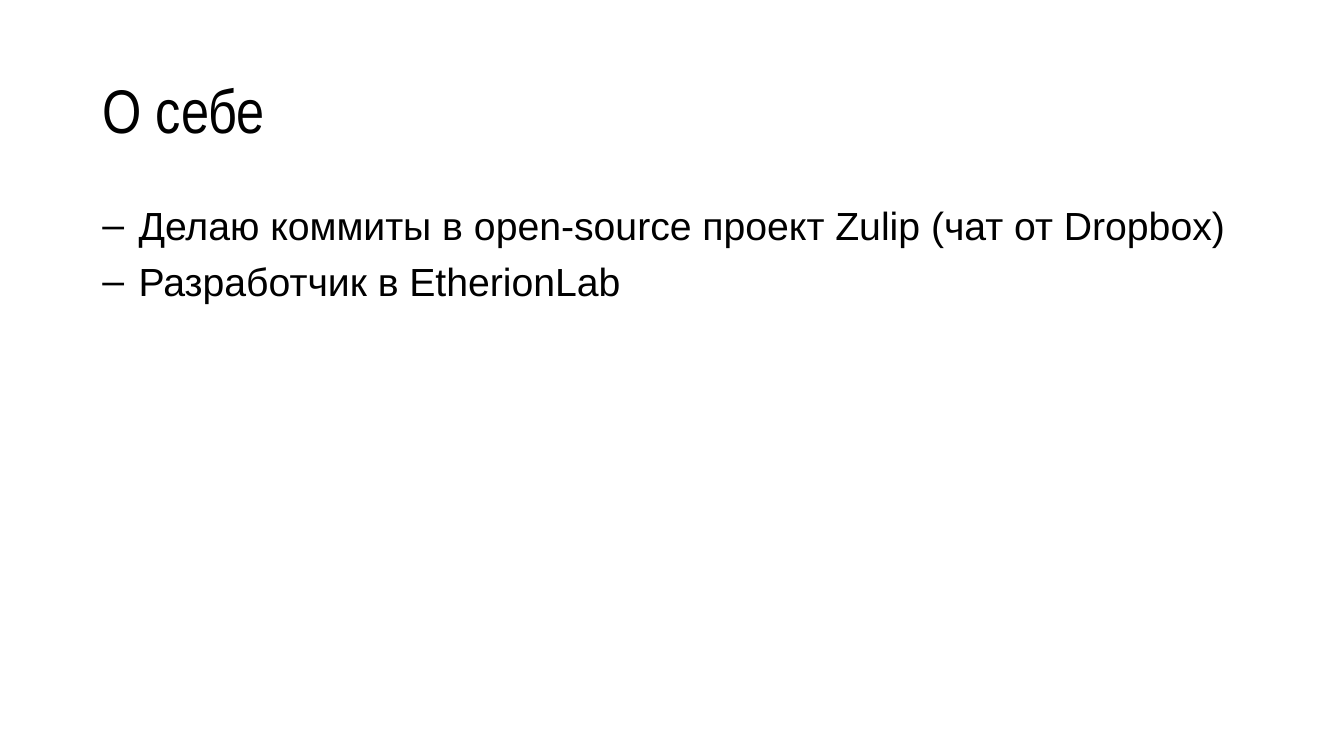
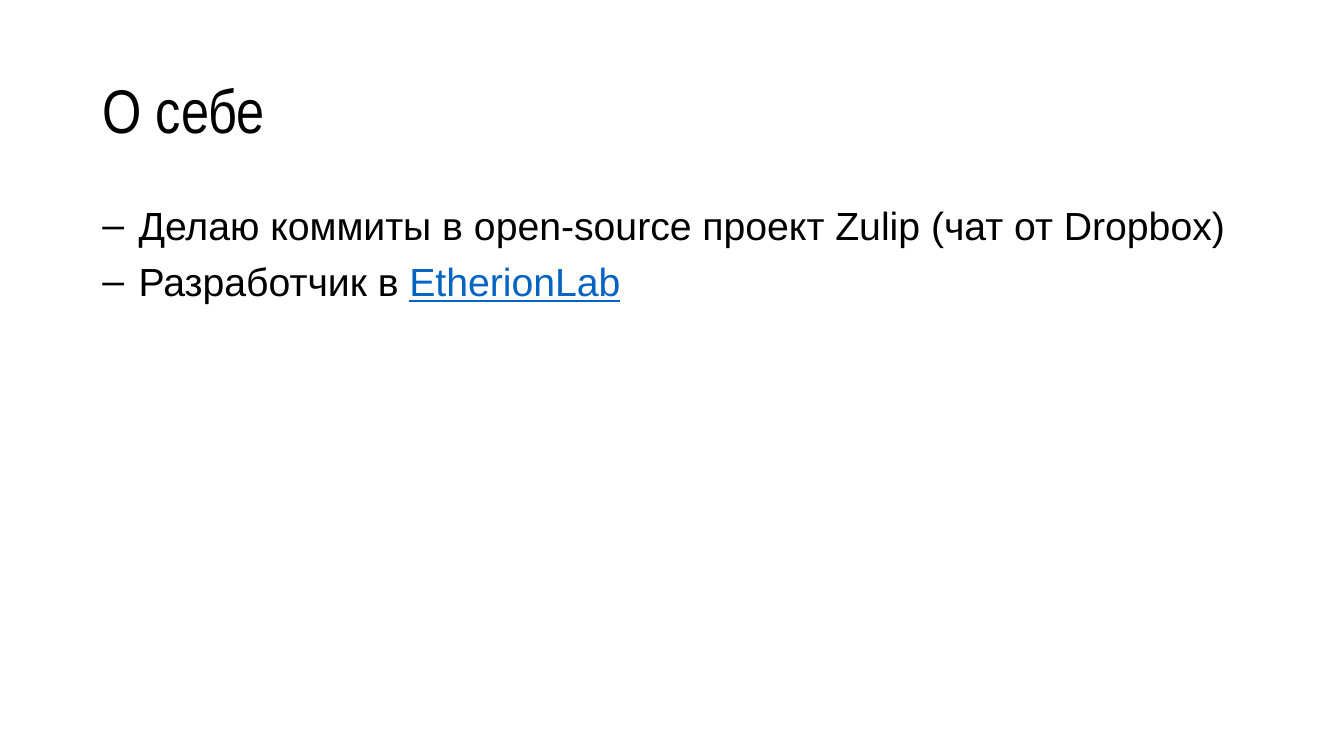
Before and after one commit to misteraverin/blockchain-materials, a slide deck: slide 2 of bittalk_max.pptx. Drawn at 1344x756 pixels with LibreOffice and Linux fonts; fonts in the diff are those of the drawing. Boxes give left, top, right and bottom in pixels: in the first picture for what was removed or moved away, otherwise in the second. Text is boxed around its words. In the diff, an @@ line names an element or a change of style, - is before the commit and + after.

```diff
--- a/bittalk_max.pptx
+++ b/bittalk_max.pptx
@@ text at box(139, 267, 620, 304): text colour #000000 to #0563C1, underline on in "EtherionLab" @@
```
Also in this commit, not shown: 14 other slides changed, 19 slides added, 1 slide removed, 1 other file.
